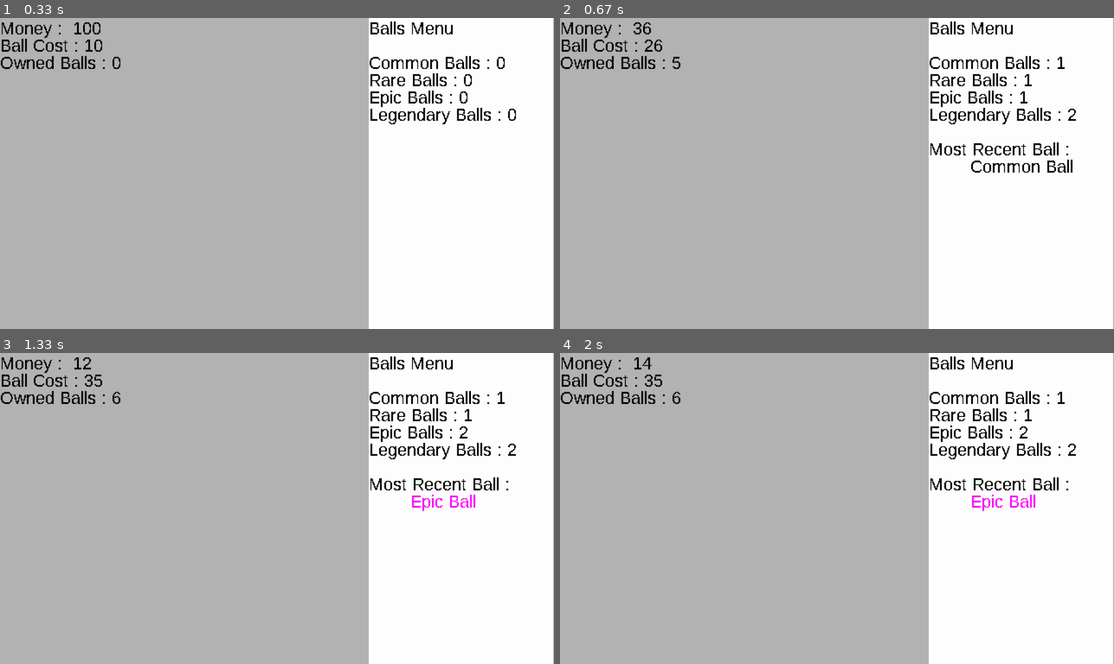
Above: before the commit, frames 1-4 (two rows, left to right).
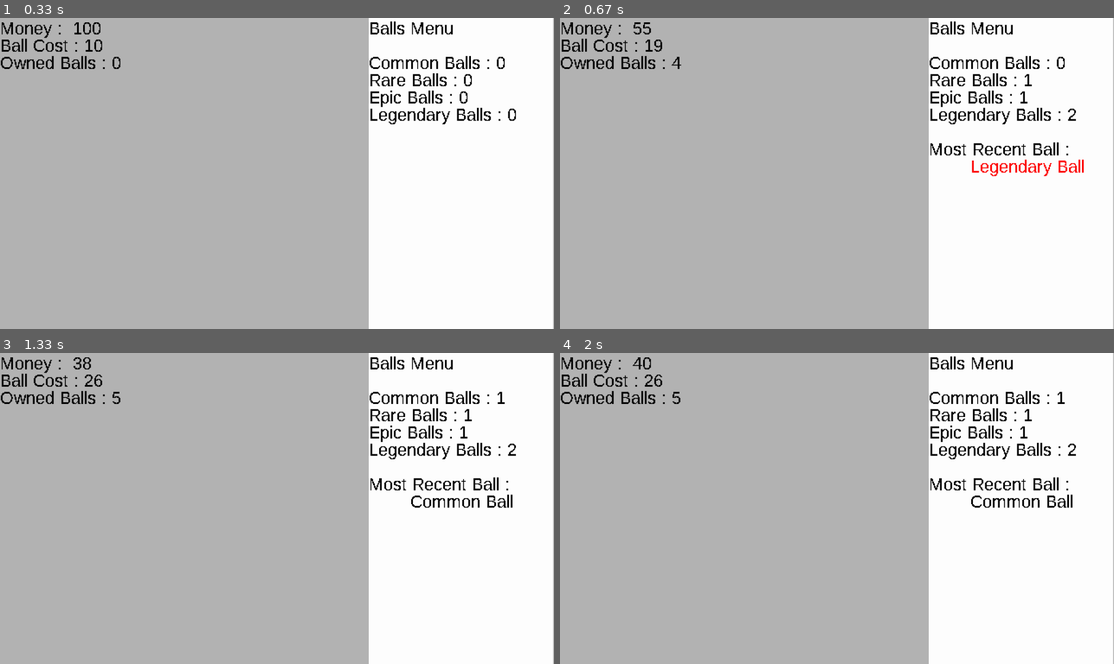
Above: after the commit, the same moments.

Repository: LZX1000/College-I
Game: pygame game, started from Incremental_Incremental.py
The game is run twice, just before and just after one commit, with the same random seed, the same clock (stepped at 60 frames per second) and the same inputs.
Inputs (mouse positions are in pixels of both pictures, inside the frame that each line leads up to):
- Up to frame 1 (0.33 s): no input
- Up to frame 2 (0.67 s): hold Enter from 0.33 s (still down)
- Up to frame 3 (1.33 s): release Enter at 0.8 s; click (282, 530) at 0.88 s; click (105, 461) at 1.22 s
- Up to frame 4 (2 s): click (1041, 617) at 1.55 s; click (848, 402) at 1.88 s

Frame 1 is identical in both runs. In frame 2, 0.7% of the frame differs, in the area x 13-95%, y 1-51%; in frame 3, 0.6%; in frame 4, 0.6%.

Commit message:
Update continuous buy

Diff:
--- a/Incremental_Incremental.py
+++ b/Incremental_Incremental.py
@@ -85,15 +85,22 @@
             running = False
 
         if keys[pygame.K_RETURN]:
-            if not enter_pressed or enter_press_override:
+            if not enter_pressed:
                 enter_pressed = True
                 enter_timer = time.monotonic()
                 if player_money >= new_ball_cost:
                     player_money -= new_ball_cost
                     new_ball_cost = (len(balls) ** 2) + 10
                     unresolved_balls.append(0)
+                    enter_interval_timer = time.monotonic()
+            elif not enter_press_override:
+                if player_money >= new_ball_cost and time.monotonic() - enter_interval_timer >= 0.1:
+                    player_money -= new_ball_cost
+                    new_ball_cost = (len(balls) ** 2) + 10
+                    unresolved_balls.append(0)
+                    enter_interval_timer = time.monotonic()
             else:
-                if time.monotonic() - enter_timer >= 0.25:
+                if time.monotonic() - enter_timer >= 0.5:
                     enter_pressed = False
                     enter_press_override = True
         else:
